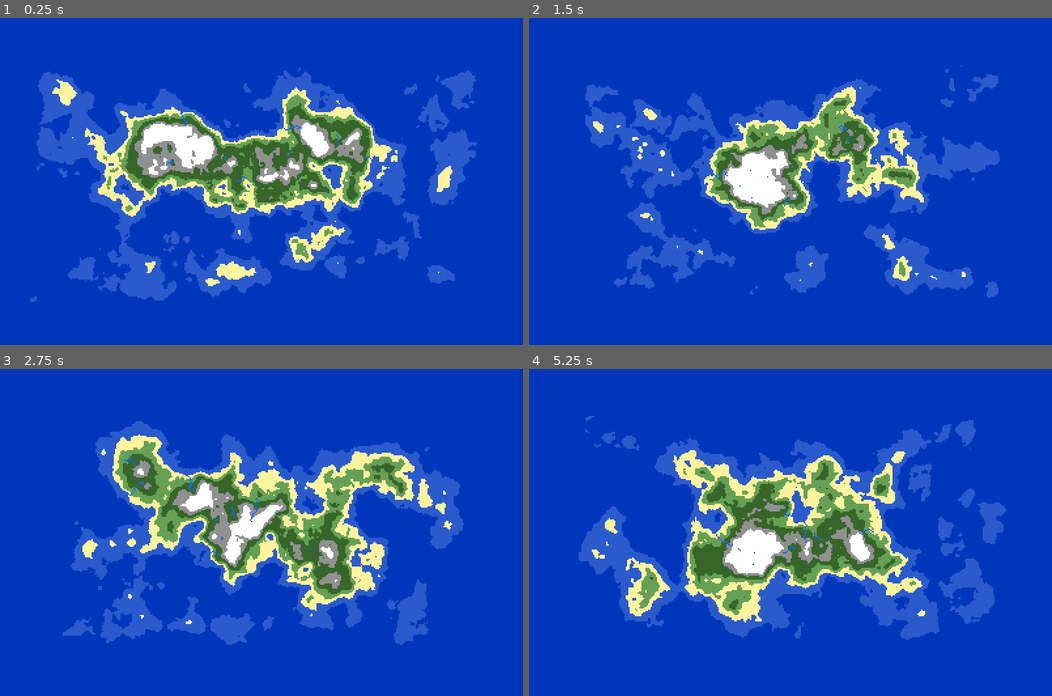
Above: before the commit, frames 1-4 (two rows, left to right).
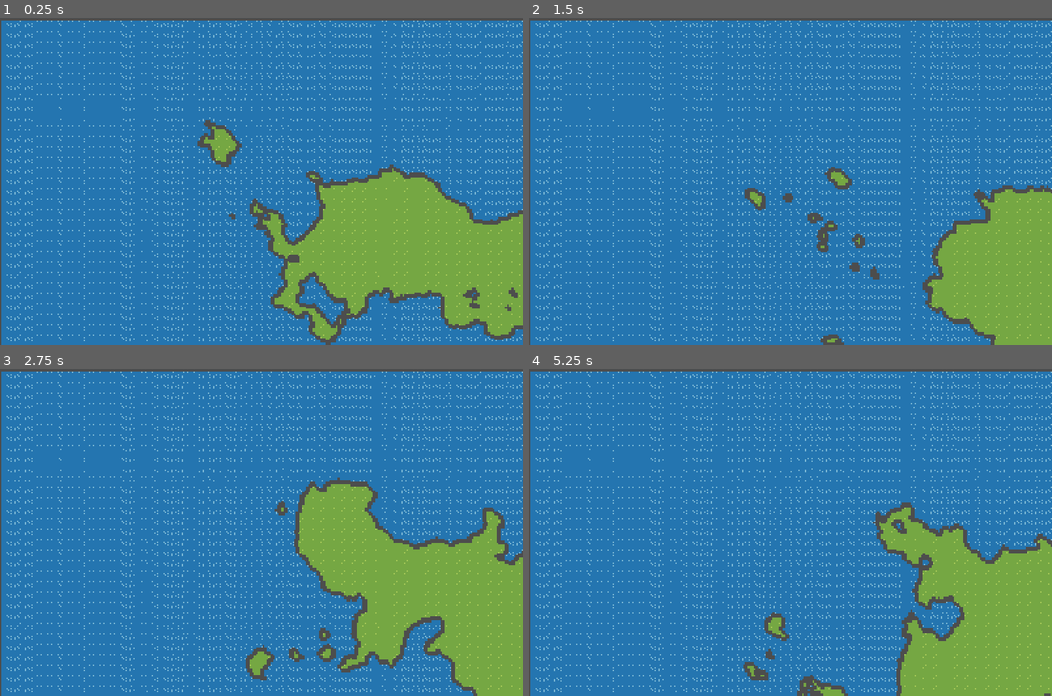
Above: after the commit, the same moments.

Repository: jhaakma/island-generator
Game: Godot game, scene res://Scenes/Main/Main.tscn
Two runs of this game, one before a commit and one after it. Both use one fixed random seed, a clock stepped at 60 frames per second and the inputs below.
Inputs:
- Up to frame 1 (0.25 s): no input
- Up to frame 2 (1.5 s): tap Enter (ui_accept) at 0.5, 1.35 s; hold Enter (ui_accept) 0.53-1.28 s
- Up to frame 3 (2.75 s): tap Enter (ui_accept) at 1.52, 1.82 s; hold Enter (ui_accept) from 2.03 s (still down)
- Up to frame 4 (5.25 s): release Enter (ui_accept) at 2.78 s; tap Enter (ui_accept) at 2.85, 3.02, 3.32, 4.35, 4.52, 4.82 s; hold Enter (ui_accept) 3.53-4.28 s; hold Enter (ui_accept) from 5.03 s (still down)

The runs differ from the first frame. In frame 1, 100% of the frame differs, in the area x 0-100%, y 0-100%; in frame 2, 100%; in frame 3, 99%; in frame 4, 100%.

Commit message:
Fix tilemap rendering, reorganise files

Diff:
--- /dev/null
+++ b/IslandGeneration/Render/IslandRenderer.gd
@@ -0,0 +1,6 @@
+extends Node2D
+
+class_name IslandRenderer
+
+func generate_island(_height_map: HeightMap, _generator: IslandGenerator) -> void:
+    pass
--- a/IslandGeneration/IslandRenderer.tscn
+++ b/IslandGeneration/Render/PixelIslandRenderer.tscn
@@ -1,6 +1,6 @@
 [gd_scene load_steps=2 format=3 uid="uid://ohoiqeiuqx0l"]
 
-[ext_resource type="Script" uid="uid://d3nypllvuam14" path="res://IslandGeneration/island_renderer.gd" id="1_l3ro0"]
+[ext_resource type="Script" uid="uid://d3nypllvuam14" path="res://IslandGeneration/Render/pixel_island_renderer.gd" id="1_l3ro0"]
 
 [node name="IslandRenderer" type="Node2D"]
 script = ExtResource("1_l3ro0")
--- /dev/null
+++ b/IslandGeneration/Render/TileMapIslandRenderer.tscn
@@ -0,0 +1,10 @@
+[gd_scene load_steps=3 format=3 uid="uid://cmb20sttpyjm1"]
+
+[ext_resource type="Script" uid="uid://cr6ksnbufick" path="res://IslandGeneration/Render/tile_map_island_renderer.gd" id="1_glygk"]
+[ext_resource type="TileSet" uid="uid://by06tpvcswh3g" path="res://TileMap/TileSet01.tres" id="2_lumqn"]
+
+[node name="TileMapIslandRenderer" type="Node2D"]
+script = ExtResource("1_glygk")
+
+[node name="TileMapLayer" type="TileMapLayer" parent="."]
+tile_set = ExtResource("2_lumqn")
--- a/IslandGeneration/island_renderer.gd
+++ b/IslandGeneration/Render/pixel_island_renderer.gd
@@ -1,5 +1,5 @@
-extends Node2D
-class_name IslandRenderer
+extends IslandRenderer
+class_name PixelIslandRenderer
 
 ## SIGNALS ##
 signal island_generated(texture: ImageTexture, collision_polygons: Array[CollisionPolygon2D])
--- a/IslandGeneration/tile_map_island_renderer.gd
+++ b/IslandGeneration/Render/tile_map_island_renderer.gd
@@ -1,4 +1,4 @@
-extends TileMapLayer
+extends IslandRenderer
 class_name TileMapIslandRenderer
 
 signal island_generated
@@ -7,11 +7,14 @@
 @export var ocean_terrain: int = 0
 @export var land_terrain: int = 1
 
+@export var tile_map_layer: TileMapLayer
+
+
 func generate_island(height_map: HeightMap, generator: IslandGenerator) -> void:
     if height_map == null or generator == null:
         push_error("TileMapIslandRenderer requires valid HeightMap and IslandGenerator")
         return
-    clear()
+    tile_map_layer.clear()
     var size: Vector2i = generator.get_island_size()
     var ocean_cells: Array[Vector2i] = []
     var land_cells: Array[Vector2i] = []
@@ -23,7 +26,9 @@
             else:
                 land_cells.append(pos)
     if ocean_cells.size() > 0:
-        set_cells_terrain_connect(ocean_cells, terrain_set, ocean_terrain)
+        print("Setting ocean terrain for", ocean_cells.size(), "cells")
+        tile_map_layer.set_cells_terrain_connect(ocean_cells, terrain_set, ocean_terrain)
     if land_cells.size() > 0:
-        set_cells_terrain_connect(land_cells, terrain_set, land_terrain)
+        print("Setting land terrain for", land_cells.size(), "cells")
+        tile_map_layer.set_cells_terrain_connect(land_cells, terrain_set, land_terrain)
     island_generated.emit()
--- a/IslandGeneration/TileMapIslandRenderer.tscn
+++ /dev/null
@@ -1,6 +0,0 @@
-[gd_scene load_steps=2 format=3]
-
-[ext_resource type="Script" path="res://IslandGeneration/tile_map_island_renderer.gd" id="1"]
-
-[node name="TileMapIslandRenderer" type="TileMapLayer"]
-script = ExtResource("1")
--- a/Scenes/Main/Main.tscn
+++ b/Scenes/Main/Main.tscn
@@ -1,8 +1,7 @@
-[gd_scene load_steps=22 format=3 uid="uid://csjlsvgm6cf7k"]
+[gd_scene load_steps=23 format=3 uid="uid://csjlsvgm6cf7k"]
 
 [ext_resource type="Script" uid="uid://cunwi2033q3mc" path="res://Scenes/Main/main.gd" id="1_qtv3y"]
-[ext_resource type="PackedScene" uid="uid://ohoiqeiuqx0l" path="res://IslandGeneration/IslandRenderer.tscn" id="2_cmk6n"]
-[ext_resource type="PackedScene" uid="uid://oh0smqr43x1u" path="res://Water/Water.tscn" id="2_i3fi7"]
+[ext_resource type="PackedScene" uid="uid://ohoiqeiuqx0l" path="res://IslandGeneration/Render/PixelIslandRenderer.tscn" id="2_cmk6n"]
 [ext_resource type="Script" uid="uid://d2ubhr7dafolu" path="res://IslandGeneration/Biome.gd" id="3_biome"]
 [ext_resource type="Resource" uid="uid://nku6nbo0ciyq" path="res://IslandGeneration/Biomes/DeepOcean.tres" id="3_dvlhv"]
 [ext_resource type="Script" uid="uid://xk42ray1r42m" path="res://IslandGeneration/island_generator.gd" id="4_map"]
@@ -18,6 +17,8 @@
 [ext_resource type="Script" uid="uid://dqq55tsdtdqnk" path="res://IslandGeneration/NoisePasses/NoisePass.gd" id="10_qdkat"]
 [ext_resource type="Resource" uid="uid://cvdk3fgf23ieb" path="res://IslandGeneration/NoisePasses/BaseNoise64.tres" id="11_udh0u"]
 [ext_resource type="Resource" uid="uid://dtgcsr107jivp" path="res://IslandGeneration/NoisePasses/OverlayNoise16.tres" id="12_xggvw"]
+[ext_resource type="PackedScene" uid="uid://cmb20sttpyjm1" path="res://IslandGeneration/Render/TileMapIslandRenderer.tscn" id="19_qdkat"]
+[ext_resource type="TileSet" uid="uid://by06tpvcswh3g" path="res://TileMap/TileSet01.tres" id="20_udh0u"]
 
 [sub_resource type="Resource" id="Resource_xd21n"]
 script = ExtResource("6_hmap")
@@ -46,20 +47,27 @@
 modifiers = Array[ExtResource("5_aw1lf")]([SubResource("Resource_5ci8a")])
 metadata/_custom_type_script = "uid://xk42ray1r42m"
 
-[node name="Main" type="Node2D"]
+[node name="Main" type="Node2D" node_paths=PackedStringArray("island_renderer")]
 script = ExtResource("1_qtv3y")
+island_renderer = NodePath("TileMapIslandRenderer")
 island_generator = SubResource("Resource_iwp64")
 island_size = Vector2i(512, 256)
 
-[node name="IslandRenderer" parent="." instance=ExtResource("2_cmk6n")]
+[node name="PixelIslandRenderer" parent="." instance=ExtResource("2_cmk6n")]
 
-[node name="Water" parent="." instance=ExtResource("2_i3fi7")]
-visible = false
-water_size = Vector2(256, 128)
-
-[node name="Camera2D" type="Camera2D" parent="."]
+[node name="TileMapIslandRenderer" parent="." node_paths=PackedStringArray("tile_map_layer") instance=ExtResource("19_qdkat")]
+scale = Vector2(0.2, 0.2)
+tile_map_layer = NodePath("../TileMapLayer")
 
 [node name="DebugSprite" type="Sprite2D" parent="."]
 visible = false
 centered = false
 offset = Vector2(-800, -400)
+
+[node name="TileMapLayer" type="TileMapLayer" parent="."]
+position = Vector2(-806, -500)
+scale = Vector2(0.2, 0.2)
+tile_set = ExtResource("20_udh0u")
+
+[node name="Camera2D" type="Camera2D" parent="."]
+position = Vector2(-2, 0)
--- a/Scenes/Main/main.gd
+++ b/Scenes/Main/main.gd
@@ -1,7 +1,6 @@
 extends Node2D
 
-@onready var water: Water = $Water
-@onready var island_renderer: IslandRenderer = $IslandRenderer
+@export var island_renderer: IslandRenderer
 
 
 ## EXPORTS ##
@@ -9,10 +8,6 @@
 @export var island_size: Vector2i = Vector2i(256, 256)
 
 func _ready():
-    # Connect the signal to handle island generation
-    island_renderer.connect("island_generated", _on_island_generated)
-
-    water.set_size(island_size)
     island_generator.heightmap_generator.island_size = island_size
 
     # Generate the island map data
@@ -33,12 +28,6 @@
         var h: Texture2D = ImageTexture.create_from_image(image)
         debug_sprite.texture = h
 
-func _on_island_generated(texture: Texture2D, _collision_polygons: Array[CollisionPolygon2D]) -> void:
-    water.update_island_texture(texture)
-
-func _process(delta: float) -> void:
-   water.update_water_time(delta)
-
 func _input(event):
     if event.is_action_pressed("ui_accept"):
         print("Regenerating island...")
--- a/Scenes/TileMap/TileMapMain.tscn
+++ b/Scenes/TileMap/TileMapMain.tscn
@@ -1,44 +1,7 @@
-[gd_scene load_steps=7 format=4 uid="uid://dsqq26eeduihq"]
+[gd_scene load_steps=3 format=4 uid="uid://dsqq26eeduihq"]
 
-[ext_resource type="Script" uid="uid://d3nypllvuam14" path="res://IslandGeneration/island_renderer.gd" id="1_iwnn8"]
-[ext_resource type="Texture2D" uid="uid://bdkfgq0oy032i" path="res://Assets/Sprites/Water.png" id="2_8v8vf"]
-[ext_resource type="Texture2D" uid="uid://bkf11alwv55f0" path="res://Assets/Sprites/Grass.png" id="3_2y3ha"]
-
-[sub_resource type="TileSetAtlasSource" id="TileSetAtlasSource_2y3ha"]
-texture = ExtResource("2_8v8vf")
-texture_region_size = Vector2i(32, 32)
-1:0/0 = 0
-0:1/0 = 0
-1:1/0 = 0
-0:0/0 = 0
-0:0/0/terrain_set = 0
-0:0/0/terrain = 0
-0:0/0/terrains_peering_bit/right_side = 0
-0:0/0/terrains_peering_bit/bottom_right_corner = 0
-0:0/0/terrains_peering_bit/bottom_side = 0
-0:0/0/terrains_peering_bit/bottom_left_corner = 0
-0:0/0/terrains_peering_bit/left_side = 0
-0:0/0/terrains_peering_bit/top_left_corner = 0
-0:0/0/terrains_peering_bit/top_side = 0
-0:0/0/terrains_peering_bit/top_right_corner = 0
-
-[sub_resource type="TileSetAtlasSource" id="TileSetAtlasSource_kvmde"]
-texture = ExtResource("3_2y3ha")
-texture_region_size = Vector2i(32, 32)
-0:0/0 = 0
-0:0/0/terrain_set = 0
-0:0/0/terrain = 1
-
-[sub_resource type="TileSet" id="TileSet_kvmde"]
-tile_size = Vector2i(32, 32)
-physics_layer_0/collision_layer = 1
-terrain_set_0/mode = 0
-terrain_set_0/terrain_0/name = "Ocean"
-terrain_set_0/terrain_0/color = Color(0.163538, 0.356942, 0.837504, 1)
-terrain_set_0/terrain_1/name = "Grass"
-terrain_set_0/terrain_1/color = Color(0.123626, 0.521468, 0.32318, 1)
-sources/0 = SubResource("TileSetAtlasSource_2y3ha")
-sources/1 = SubResource("TileSetAtlasSource_kvmde")
+[ext_resource type="Script" uid="uid://d3nypllvuam14" path="res://IslandGeneration/Render/pixel_island_renderer.gd" id="1_iwnn8"]
+[ext_resource type="TileSet" uid="uid://by06tpvcswh3g" path="res://TileMap/TileSet01.tres" id="2_8v8vf"]
 
 [node name="TileMapMain" type="Node2D"]
 script = ExtResource("1_iwnn8")
@@ -46,4 +9,4 @@
 
 [node name="TileMapLayer" type="TileMapLayer" parent="."]
 tile_map_data = PackedByteArray("AAABAAEAAAAAAAAAAAACAAEAAAAAAAAAAAACAAIAAAAAAAAAAAADAAMAAAAAAAAAAAAEAAQAAAAAAAAAAAAFAA …(20800 unchanged characters)…
-tile_set = SubResource("TileSet_kvmde")
+tile_set = ExtResource("2_8v8vf")
--- /dev/null
+++ b/TileMap/TileSet01.tres
@@ -0,0 +1,71 @@
+[gd_resource type="TileSet" load_steps=5 format=3 uid="uid://by06tpvcswh3g"]
+
+[ext_resource type="Texture2D" uid="uid://bdkfgq0oy032i" path="res://Assets/Sprites/Water.png" id="1_rpwd5"]
+[ext_resource type="Texture2D" uid="uid://bkf11alwv55f0" path="res://Assets/Sprites/Grass.png" id="2_2y6by"]
+
+[sub_resource type="TileSetAtlasSource" id="TileSetAtlasSource_2y3ha"]
+texture = ExtResource("1_rpwd5")
+texture_region_size = Vector2i(32, 32)
+0:0/next_alternative_id = 2
+0:0/0 = 0
+0:0/0/terrain_set = 0
+0:0/0/terrain = 0
+0:0/0/terrains_peering_bit/right_side = 0
+0:0/0/terrains_peering_bit/bottom_right_corner = 0
+0:0/0/terrains_peering_bit/bottom_side = 0
+0:0/0/terrains_peering_bit/bottom_left_corner = 0
+0:0/0/terrains_peering_bit/left_side = 0
+0:0/0/terrains_peering_bit/top_left_corner = 0
+0:0/0/terrains_peering_bit/top_side = 0
+0:0/0/terrains_peering_bit/top_right_corner = 0
+0:0/1 = 1
+0:0/1/terrain_set = 0
+0:0/1/terrain = 0
+0:0/1/terrains_peering_bit/right_side = 1
+0:0/1/terrains_peering_bit/bottom_right_corner = 1
+0:0/1/terrains_peering_bit/bottom_side = 1
+0:0/1/terrains_peering_bit/bottom_left_corner = 1
+0:0/1/terrains_peering_bit/left_side = 1
+0:0/1/terrains_peering_bit/top_left_corner = 1
+0:0/1/terrains_peering_bit/top_side = 1
+0:0/1/terrains_peering_bit/top_right_corner = 1
+
+[sub_resource type="TileSetAtlasSource" id="TileSetAtlasSource_kvmde"]
+texture = ExtResource("2_2y6by")
+texture_region_size = Vector2i(32, 32)
+0:0/next_alternative_id = 3
+0:0/0 = 0
+0:0/0/terrain_set = 0
+0:0/0/terrain = 1
+0:0/0/terrains_peering_bit/right_side = 1
+0:0/0/terrains_peering_bit/bottom_right_corner = 1
+0:0/0/terrains_peering_bit/bottom_side = 1
+0:0/0/terrains_peering_bit/bottom_left_corner = 1
+0:0/0/terrains_peering_bit/left_side = 1
+0:0/0/terrains_peering_bit/top_left_corner = 1
+0:0/0/terrains_peering_bit/top_side = 1
+0:0/0/terrains_peering_bit/top_right_corner = 1
+0:0/2 = 2
+0:0/2/terrain_set = 0
+0:0/2/terrain = 1
+0:0/2/terrains_peering_bit/right_side = 0
+0:0/2/terrains_peering_bit/bottom_right_corner = 0
+0:0/2/terrains_peering_bit/bottom_side = 0
+0:0/2/terrains_peering_bit/bottom_left_corner = 0
+0:0/2/terrains_peering_bit/left_side = 0
+0:0/2/terrains_peering_bit/top_left_corner = 0
+0:0/2/terrains_peering_bit/top_side = 0
+0:0/2/terrains_peering_bit/top_right_corner = 0
+
+[resource]
+tile_size = Vector2i(32, 32)
+physics_layer_0/collision_layer = 1
+terrain_set_0/mode = 0
+terrain_set_0/terrain_0/name = "Ocean"
+terrain_set_0/terrain_0/color = Color(0.163538, 0.356942, 0.837504, 1)
+terrain_set_0/terrain_1/name = "Grass"
+terrain_set_0/terrain_1/color = Color(0.123626, 0.521468, 0.32318, 1)
+custom_data_layer_0/name = ""
+custom_data_layer_0/type = 0
+sources/0 = SubResource("TileSetAtlasSource_2y3ha")
+sources/1 = SubResource("TileSetAtlasSource_kvmde")
Not shown, added: IslandGeneration/Render/IslandRenderer.gd.uid
Renamed: IslandGeneration/island_renderer.gd.uid -> IslandGeneration/Render/pixel_island_renderer.gd.uid
Renamed: IslandGeneration/tile_map_island_renderer.gd.uid -> IslandGeneration/Render/tile_map_island_renderer.gd.uid
